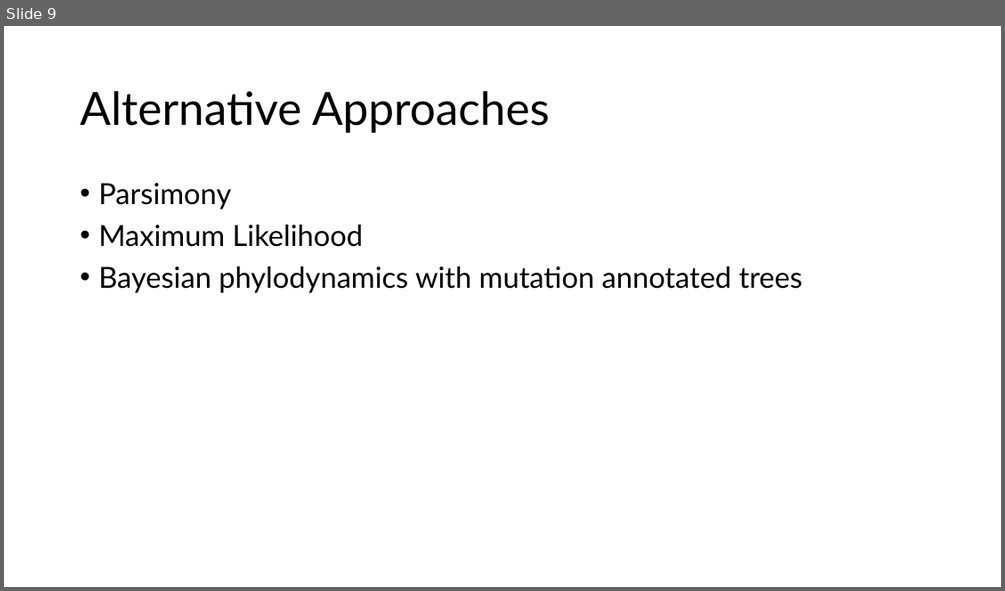
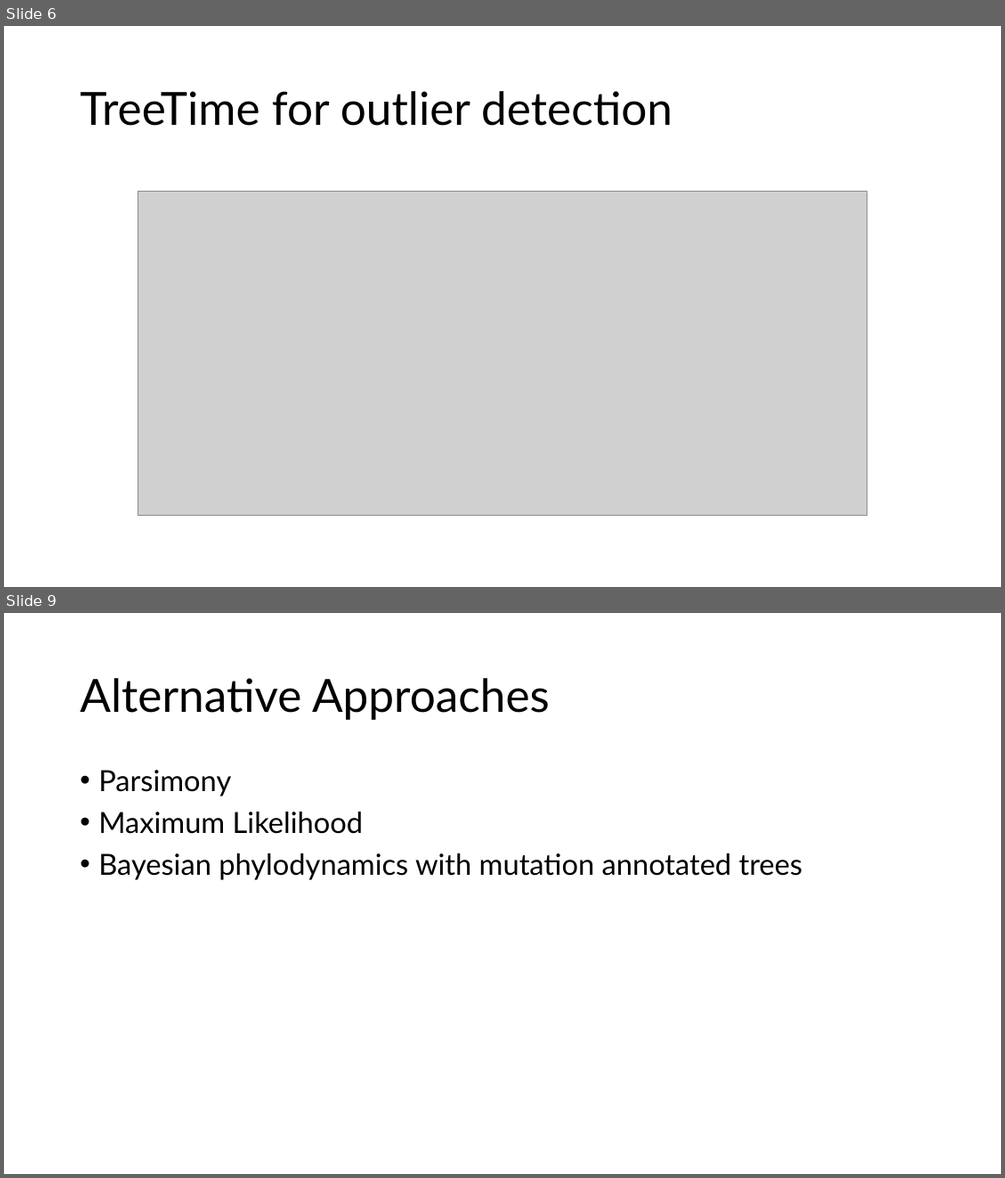
Before and after one commit to JuliaPalacios/SISMID_EvolutionaryDynamics, a slide deck: Lectures/other_apporaches.pptx. Shown one above the other, each under a label of ours: slide 9 before the commit, slides 6 and 9 after it; the slides between them are not shown. The pictures are 1005x591 and 1005x1178 pixels, drawn with LibreOffice and Linux fonts; fonts in the diff are those of the drawing; grey boxes stand for pictures. Boxes give left, top, right and bottom in pixels: in the first picture for what was removed or moved away, otherwise in the second. Text is boxed around its words. In the diff, an @@ line names an element or a change of style, - is before the commit and + after.

```diff
--- a/Lectures/other_apporaches.pptx
+++ b/Lectures/other_apporaches.pptx
@@ slide 6 added at (4,26,1001,587), background #FFFFFF @@
@@ title added at (80,91,672,126), 44 pt, text #000000 @@
+TreeTime for outlier detection
@@ picture added at (138,192,867,515) @@
```
Also in this commit, not shown: 9 other slides added, 6 slides removed, 1 other file.
